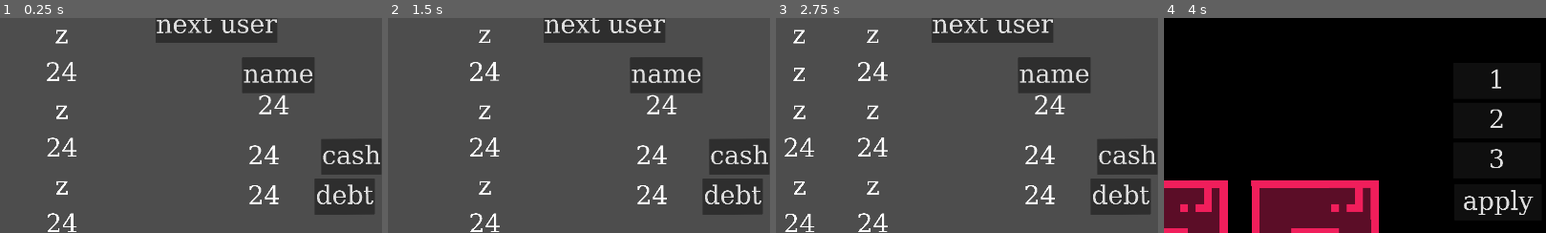
Above: before the commit, frames 1-4 (left to right).
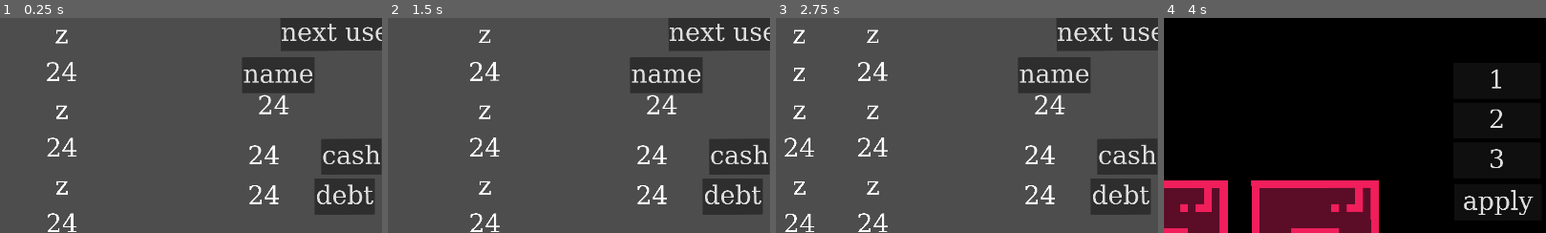
Above: after the commit, the same moments.

Repository: FormerlyWD/squibble_race
Game: Godot game, scene res://scenes/gamble_menu.tscn
Two runs of this game, one before a commit and one after it. Both use one fixed random seed, a clock stepped at 60 frames per second and the inputs below. This scene is started directly instead of the project's main scene.
Inputs:
- Up to frame 1 (0.25 s): no input
- Up to frame 2 (1.5 s): click "Acceleration" at 0.5 s; click "choose" at 1.25 s
- Up to frame 3 (2.75 s): click "SLCT" at 2 s
- Up to frame 4 (4 s): click "{SELECTED}" at 2.75 s; click "cards" at 3.5 s
The pictures show only the part of the screen within x 50-100%, y 0-50%; the shares and areas given below are measured in that part.

The runs differ from the first frame. In frame 1, 7.5% of the frame differs, in the area x 40-100%, y 0-16%; in frame 2, 7.5%; in frame 3, 7.5%; in frame 4, nothing differs.
Error before the commit: Invalid access to property or key '1' on a base object of type 'Dictionary'. (res://data/users/global/user_data.gd:23)
Error after the commit: Out of bounds get index '0' (on base: 'Array') (res://scenes/runner_specification.gd:3)

Commit message:
assasination shop (incomplete), organized code and put a resource format for powercards

Diff:
--- a/data/users/global/item_procession.gd
+++ b/data/users/global/item_procession.gd
@@ -5,6 +5,7 @@
 @onready var item_type_to_dedicated_shop:Dictionary= {
 
 }
+
 func simulation_procession():
 	for item_process in on_simulation_procession_list:
 			match item_process["item_type"]:
--- a/data/users/global/user_data.gd
+++ b/data/users/global/user_data.gd
@@ -3,6 +3,11 @@
 signal finished_user_cycle
 signal next_user
 signal new_runner_selection(runner_number:int)
+
+enum QueueState {
+	SIMULATION,
+	POST_SHOP
+}
 @onready var user_collection:Node = %user_collection_and_generation
 @onready var user_class:Node = $user_class
 @onready var user_mouse:Node = $user_mouse
--- a/objects/obstacle.gd
+++ b/objects/obstacle.gd
@@ -4,13 +4,7 @@
 @export var damage:int = 3
 @export var fragile:bool = false
 @export var effect:Dictionary = {
-	"max":300,
-	"min":100,
-	"expression":"x+15*d",
-	"state":"normal",
-	"inverse_expression":"0*x*d",
-	"targeted_stat":"speed",
-	"value":101
+
 	}
 @onready var applied_force:float = 0
 @onready var force_modifier:float = 5
--- a/scenes/gamble_menu.gd
+++ b/scenes/gamble_menu.gd
@@ -3,12 +3,12 @@
 signal data_ready
 
 @onready var pixel_art_scale:int = 10
-@onready var applied_runner:String
+
 @onready var item_type_to_dedicated_shop:Dictionary= {
-	"power_card":$power_card_shop,
-	"obstacle":$obstacle_shop,
-	"climate_token":$climate_token_shop,
-	"bank":$bank
+	"power_card":$all_shop_sections/power_card_shop,
+	"obstacle":$all_shop_sections/obstacle_shop,
+	"climate_token":$all_shop_sections/climate_token_shop,
+	"bank":$all_shop_sections/bank
 }
 
 
@@ -25,10 +25,11 @@
 	item_type_to_dedicated_shop["bank"].update_count()
 	item_type_to_dedicated_shop["power_card"].reset(3)
 	item_type_to_dedicated_shop["climate_token"].reset()
+	item_type_to_dedicated_shop["obstacle"].reset()
 func parsed_all_users():
 
 	user_data.procession.post_shop_procession()
-	user_data.procession.simulation_procession()
+
 	field_info.apply_field_data(%field_data_table.selected_field_pool.pick_random())
 
 	game_info.change_scene(game_info.Location.SIMULATION)
@@ -71,33 +72,55 @@
 
 
 func item_click_detection():
-
-	user_data.procession.on_simulation_procession_list
-	var hovered_item:item = user_data.user_mouse.hovered_item
-	if hovered_item == null:
+	if user_data.user_mouse.hovered_item == null:
 
 		return
 
-	if hovered_item.item_price > user_data.current_user.held_cash:
+	if user_data.user_mouse.hovered_item.item_price > user_data.current_user.held_cash:
 		return
+	put_item_action_in_queue(user_data.user_mouse.hovered_item)
+	user_data.user_mouse.hovered_item.delete()
+	user_data.user_mouse.hovered_item = null
 
+
+func put_item_action_in_queue(hovered_item:item):
 	var shop:Node = item_type_to_dedicated_shop[hovered_item.item_type]
 
 	match hovered_item.item_type:
 		"power_card":
-			user_data.procession.post_shop_procession_list.append( {"item_type":hovered_item.item_type, "item_name":hovered_item.item_name,
-			"applied_runner":applied_runner}
+			put_general_actions_in_queue(user_data.QueueState.POST_SHOP,hovered_item.item_type,hovered_item.item_name)
+			%user_data_panel.format_panel()
+		"climate_token":
+			put_general_actions_in_queue(user_data.QueueState.POST_SHOP,hovered_item.item_type,hovered_item.item_name)
+
+		"obstacle": # on_simulation queue needs info stored for later
+			var item_properties:Dictionary = hovered_item.item_data
+			item_properties["image"] = user_data.user_mouse.hovered_item.base_sprite.texture
+
+			put_general_actions_in_queue(user_data.QueueState.SIMULATION,hovered_item.item_type,hovered_item.item_name, item_properties)
+
+func put_general_actions_in_queue(
+	queue_state:user_data.QueueState,
+	item_type:String,
+	item_name:String,
+	item_data:Dictionary = {},
+	custom_runner_name:String = ""
+):
+	var selected_runner:String = %runner_specification.selected_runner
+	if not custom_runner_name == "":
+		selected_runner = custom_runner_name
+	if queue_state == user_data.QueueState.SIMULATION:
+		user_data.procession.on_simulation_procession_list.append( {
+			"item_type":item_type,
+			 "item_name":item_name,
+			"applied_runner":selected_runner,
+			 "item_data":item_data
+			}
 			)
-			%user_data_panel.format_panel()
-
-		"obstacle":
-			var item_properties:Dictionary
-			item_properties["image"] = user_data.user_mouse.hovered_item.base_sprite.texture
-			user_data.procession.on_simulation_procession_list.append( {"item_type":hovered_item.item_type, "item_name":hovered_item.item_name,
-			"applied_runner":applied_runner, "item_data":item_properties}
+	elif queue_state == user_data.QueueState.POST_SHOP:
+		user_data.procession.post_shop_procession_list.append( {
+			"item_type":item_type,
+			 "item_name":item_name,
+			"applied_runner":selected_runner
+			}
 			)
-		"climate_token":
-			user_data.procession.post_shop_procession_list.append( {"item_type":hovered_item.item_type, "item_name":hovered_item.item_name,
-			"applied_runner":applied_runner})
-	user_data.user_mouse.hovered_item.delete()
-	user_data.user_mouse.hovered_item = null
--- a/scenes/gamble_menu.tscn
+++ b/scenes/gamble_menu.tscn
@@ -11,7 +11,7 @@
 [ext_resource type="Script" path="res://shop_sections/button_scripts/go_to_loan.gd" id="7_352m5"]
 [ext_resource type="Script" path="res://scenes/confirm_selection.gd" id="7_bac6e"]
 [ext_resource type="PackedScene" uid="uid://drynghjlg35py" path="res://shop_sections/loan_shop.tscn" id="7_nuigq"]
-[ext_resource type="PackedScene" uid="uid://pgdeuie7mug6" path="res://shop_sections/Power_cards_shop.tscn" id="12_4248i"]
+[ext_resource type="PackedScene" uid="uid://pgdeuie7mug6" path="res://shop_sections/powercard/Power_cards_shop.tscn" id="12_4248i"]
 [ext_resource type="Script" path="res://scenes/runner_specification.gd" id="13_2e70t"]
 [ext_resource type="PackedScene" uid="uid://dngkmawe005i0" path="res://shop_sections/Obstacle_shop.tscn" id="14_15qsb"]
 [ext_resource type="PackedScene" uid="uid://12wna1st82bg" path="res://shop_sections/Climate_tokens.tscn" id="15_fxs43"]
@@ -338,8 +338,19 @@
 rotation = -0.00222542
 script = ExtResource("1_wfe4v")
 
-[node name="bank" parent="." instance=ExtResource("7_nuigq")]
+[node name="all_shop_sections" type="Node2D" parent="."]
+
+[node name="bank" parent="all_shop_sections" instance=ExtResource("7_nuigq")]
 position = Vector2(-1920, 0)
+
+[node name="power_card_shop" parent="all_shop_sections" instance=ExtResource("12_4248i")]
+position = Vector2(-3840, 0)
+
+[node name="obstacle_shop" parent="all_shop_sections" instance=ExtResource("14_15qsb")]
+position = Vector2(-5760, 0)
+
+[node name="climate_token_shop" parent="all_shop_sections" instance=ExtResource("15_fxs43")]
+position = Vector2(-7680, 0)
 
 [node name="runner_ui" type="Control" parent="."]
 unique_name_in_owner = true
@@ -760,10 +771,10 @@
 
 [node name="next_user" type="Button" parent="runner_ui"]
 layout_mode = 0
-offset_left = 2705.44
-offset_top = -45.8748
-offset_right = 4185.44
-offset_bottom = 449.125
+offset_left = 3332.42
+offset_top = -4.85954
+offset_right = 4812.42
+offset_bottom = 490.14
 scale = Vector2(0.35, 0.35)
 theme_override_fonts/font = SubResource("FontFile_2gftv")
 theme_override_font_sizes/font_size = 366
@@ -1008,15 +1019,6 @@
 theme_override_font_sizes/font_size = 128
 text = "confirm"
 script = ExtResource("7_bac6e")
-
-[node name="power_card_shop" parent="." instance=ExtResource("12_4248i")]
-position = Vector2(-3840, 0)
-
-[node name="obstacle_shop" parent="." instance=ExtResource("14_15qsb")]
-position = Vector2(-5760, 0)
-
-[node name="climate_token_shop" parent="." instance=ExtResource("15_fxs43")]
-position = Vector2(-7680, 0)
 
 [node name="runner_specification" type="CanvasLayer" parent="."]
 unique_name_in_owner = true
--- a/scenes/runner_specification.gd
+++ b/scenes/runner_specification.gd
@@ -1,16 +1,16 @@
 extends CanvasLayer
 
-
+@onready var selected_runner:String = runner_info.chosen_runners[0]
 func _on_r_1_pressed() -> void:
-	$"..".applied_runner = runner_info.chosen_runners[0]
+	selected_runner = runner_info.chosen_runners[0]
 
 
 func _on_r_2_pressed() -> void:
-	$"..".applied_runner = runner_info.chosen_runners[1]
+	selected_runner = runner_info.chosen_runners[1]
 
 
 func _on_r_3_pressed() -> void:
-	$"..".applied_runner = runner_info.chosen_runners[2]
+	selected_runner = runner_info.chosen_runners[2]
 
 
 func _on_apply_pressed() -> void:
--- a/shop_sections/Obstacle_shop.tscn
+++ b/shop_sections/Obstacle_shop.tscn
@@ -2,7 +2,7 @@
 
 [ext_resource type="Script" path="res://shop_sections/obstacle_shop.gd" id="1_v0osv"]
 [ext_resource type="Texture2D" uid="uid://cd18qar2173yr" path="res://art/shops/Sprite-0001.png" id="1_virvg"]
-[ext_resource type="PackedScene" uid="uid://jq4fjdr0imvr" path="res://shop_sections/items/base_item.tscn" id="2_1oaou"]
+[ext_resource type="PackedScene" uid="uid://cjai0wxk2apeh" path="res://shop_sections/items(obstacles)/obstacle_collection.tscn" id="3_ysii1"]
 
 [node name="ObstacleShop" type="Node2D"]
 script = ExtResource("1_v0osv")
@@ -13,13 +13,4 @@
 scale = Vector2(20, 20)
 texture = ExtResource("1_virvg")
 
-[node name="item" parent="." instance=ExtResource("2_1oaou")]
-position = Vector2(606, 218)
-scale = Vector2(20, 20)
-description = "Increase speed"
-item_name = "Speed Potion"
-item_type = "obstacle"
-
-[node name="Camera2D" type="Camera2D" parent="."]
-
-[editable path="item"]
+[node name="obstacle_collection" parent="." instance=ExtResource("3_ysii1")]
--- /dev/null
+++ b/shop_sections/assasination_shop.tscn
@@ -0,0 +1,90 @@
+[gd_scene load_steps=7 format=3 uid="uid://dwisdj1b546bu"]
+
+[ext_resource type="Script" path="res://shop_sections/button_scripts/loan_shop.gd" id="1_lcho3"]
+[ext_resource type="Texture2D" uid="uid://cd18qar2173yr" path="res://art/shops/Sprite-0001.png" id="2_g7m6l"]
+[ext_resource type="Script" path="res://shop_sections/button_scripts/hit.gd" id="3_dhgmy"]
+
+[sub_resource type="FontFile" id="FontFile_ufmqj"]
+subpixel_positioning = 0
+msdf_pixel_range = 14
+msdf_size = 128
+cache/0/16/0/ascent = 0.0
+cache/0/16/0/descent = 0.0
+cache/0/16/0/underline_position = 0.0
+cache/0/16/0/underline_thickness = 0.0
+cache/0/16/0/scale = 1.0
+cache/0/128/0/ascent = 0.0
+cache/0/128/0/descent = 0.0
+cache/0/128/0/underline_position = 0.0
+cache/0/128/0/underline_thickness = 0.0
+cache/0/128/0/scale = 1.0
+
+[sub_resource type="LabelSettings" id="LabelSettings_4hkf5"]
+font_size = 128
+outline_color = Color(0, 0, 0, 1)
+
+[sub_resource type="FontFile" id="FontFile_8ud1m"]
+subpixel_positioning = 0
+msdf_pixel_range = 14
+msdf_size = 128
+cache/0/16/0/ascent = 0.0
+cache/0/16/0/descent = 0.0
+cache/0/16/0/underline_position = 0.0
+cache/0/16/0/underline_thickness = 0.0
+cache/0/16/0/scale = 1.0
+cache/0/128/0/ascent = 0.0
+cache/0/128/0/descent = 0.0
+cache/0/128/0/underline_position = 0.0
+cache/0/128/0/underline_thickness = 0.0
+cache/0/128/0/scale = 1.0
+
+[node name="LoanShop" type="Node2D"]
+script = ExtResource("1_lcho3")
+
+[node name="silhouette2" type="Sprite2D" parent="."]
+modulate = Color(0, 0, 0, 1)
+scale = Vector2(20, 20)
+texture = ExtResource("2_g7m6l")
+
+[node name="Label6" type="Label" parent="."]
+texture_filter = 1
+custom_minimum_size = Vector2(0, 180)
+offset_left = -835.0
+offset_top = -473.0
+offset_right = -88.0
+offset_bottom = -293.0
+scale = Vector2(0.5, 0.5)
+theme_override_fonts/font = SubResource("FontFile_ufmqj")
+theme_override_font_sizes/font_size = 128
+text = "Choose bullet:"
+label_settings = SubResource("LabelSettings_4hkf5")
+horizontal_alignment = 1
+vertical_alignment = 1
+
+[node name="hit" type="Button" parent="."]
+texture_filter = 1
+custom_minimum_size = Vector2(0, 150.353)
+offset_left = -834.0
+offset_top = -372.0
+offset_right = -123.0
+offset_bottom = -192.0
+scale = Vector2(0.5, 0.5)
+theme_override_fonts/font = SubResource("FontFile_8ud1m")
+theme_override_font_sizes/font_size = 128
+text = "0~10"
+script = ExtResource("3_dhgmy")
+
+[node name="hit2" type="Button" parent="."]
+texture_filter = 1
+custom_minimum_size = Vector2(0, 150.353)
+offset_left = -838.0
+offset_top = -262.0
+offset_right = -127.0
+offset_bottom = -82.0
+scale = Vector2(0.5, 0.5)
+theme_override_fonts/font = SubResource("FontFile_8ud1m")
+theme_override_font_sizes/font_size = 128
+text = "0~15"
+
+[connection signal="pressed" from="hit" to="hit" method="_on_pressed"]
+[connection signal="pressed" from="hit2" to="hit2" method="_on_pressed"]
--- a/shop_sections/button_scripts/1x_debt.gd
+++ b/shop_sections/button_scripts/1x_debt.gd
@@ -1,7 +1,7 @@
 extends Button
 @export var debt_amount:int
 func _on_pressed() -> void:
-	user_data.get_controller().held_cash += debt_amount
-	user_data.get_controller().debt += debt_amount
+	user_data.current_user.held_cash += debt_amount
+	user_data.current_user.debt += debt_amount
 
 	$"../get loan".update_count()
--- /dev/null
+++ b/shop_sections/button_scripts/hit.gd
@@ -0,0 +1,5 @@
+extends Button
+
+@export var from:int = 0
+@export var to:int
+@export var divider:int = 1
--- a/shop_sections/button_scripts/loan_shop.gd
+++ b/shop_sections/button_scripts/loan_shop.gd
@@ -1,5 +1,16 @@
 extends Node2D
 
+
+@onready var hit_service_name_to_data = {
+
+	}
 func update_count():
 	$"get loan".update_count()
 	%user_data_panel.format_panel()
+
+func put_bullet_in_queue(from:int,to:int,divider:int):
+	pass
+
+
+func apply_effect(bullet_name:String, applied_runner:String):
+	var runner_ref:Dictionary = runner_info.runner_pool[applied_runner]
--- /dev/null
+++ b/shop_sections/items(obstacles)/obstacle_collection.tscn
@@ -0,0 +1,14 @@
+[gd_scene load_steps=2 format=3 uid="uid://cjai0wxk2apeh"]
+
+[ext_resource type="PackedScene" uid="uid://jq4fjdr0imvr" path="res://shop_sections/items/base_item.tscn" id="1_kqcrh"]
+
+[node name="obstacle_collection" type="Node2D"]
+
+[node name="item" parent="." instance=ExtResource("1_kqcrh")]
+position = Vector2(606, 218)
+scale = Vector2(20, 20)
+description = "Increase speed"
+item_name = "Speed Potion"
+item_type = "obstacle"
+
+[editable path="item"]
--- a/shop_sections/items/item_class.gd
+++ b/shop_sections/items/item_class.gd
@@ -5,4 +5,6 @@
 @export var item_name:String
 @export var item_path:String
 @export var item_type:String
+@export var is_item_auto_data:bool
+@export var item_data:Dictionary
 @export var item_price:int = 0
--- a/shop_sections/obstacle_shop.gd
+++ b/shop_sections/obstacle_shop.gd
@@ -1,15 +1,16 @@
 extends Node2D
 
+
+@onready var item_collection:PackedScene = load("res://shop_sections/items(obstacles)/obstacle_collection.tscn")
 @onready var item_type:String = "obstacle"
 @onready var item_pool:Dictionary = {
 		"Speed Potion": {
-			"effect":{"min":0,
-				"max":300,
-				"expression":"x+1*d",
-				"state":"normal",
-				"inverse_expression":"0*x*d",
+			"effect":{
+				"initial":100,
+				"final":300,
+				"transition_type":Tween.TransitionType.TRANS_ELASTIC,
 				"targeted_stat":"speed",
-				"value":101
+				"duration":3
 			},
 
 			"strength":0,
@@ -17,3 +18,9 @@
 		},
 
 }
+
+
+func reset():
+	get_child(-1).queue_free()
+	var new_item_collection:Node2D =item_collection.instantiate()
+	add_child(new_item_collection)
--- a/shop_sections/Power_cards_shop.tscn
+++ b/shop_sections/powercard/Power_cards_shop.tscn
@@ -1,6 +1,6 @@
 [gd_scene load_steps=4 format=3 uid="uid://pgdeuie7mug6"]
 
-[ext_resource type="Script" path="res://shop_sections/button_scripts/power_cards_shop.gd" id="1_cj51k"]
+[ext_resource type="Script" path="res://shop_sections/powercard/power_cards_shop.gd" id="1_cj51k"]
 [ext_resource type="Texture2D" uid="uid://cd18qar2173yr" path="res://art/shops/Sprite-0001.png" id="1_py2qw"]
 [ext_resource type="Script" path="res://shop_sections/button_scripts/all_cards.gd" id="2_sau67"]
 
@@ -16,5 +16,3 @@
 [node name="all_cards" type="Node2D" parent="."]
 position = Vector2(0, 54)
 script = ExtResource("2_sau67")
-
-[node name="Camera2D" type="Camera2D" parent="."]
--- a/shop_sections/items (powercards)/base_powercard.tscn
+++ b/shop_sections/powercard/items (powercards)/base_powercard.tscn
@@ -24,7 +24,7 @@
 position = Vector2(0, -4.55)
 
 [node name="final_pos" type="Node2D" parent="popup_detect"]
-position = Vector2(0, -21)
+position = Vector2(0, -15)
 
 [connection signal="mouse_entered" from="popup_detect" to="popup_detect" method="_on_mouse_entered"]
 [connection signal="mouse_exited" from="popup_detect" to="popup_detect" method="_on_mouse_exited"]
--- /dev/null
+++ b/shop_sections/powercard/items (powercards)/item_pool/motorpower.tres
@@ -0,0 +1,11 @@
+[gd_resource type="Resource" script_class="powercard_format" load_steps=3 format=3 uid="uid://bcca3wj0go31g"]
+
+[ext_resource type="Texture2D" uid="uid://bu6y58osjfp30" path="res://art/REFERENCED_ART/power_cards/powercards002.png" id="1_qkhfj"]
+[ext_resource type="Script" path="res://shop_sections/powercard/items (powercards)/powercard_format.gd" id="1_vunbf"]
+
+[resource]
+script = ExtResource("1_vunbf")
+applied_stat = "acceleration"
+stat_change_type = "%"
+stat_change_value = 25.0
+image = ExtResource("1_qkhfj")
--- /dev/null
+++ b/shop_sections/powercard/items (powercards)/powercard_format.gd
@@ -0,0 +1,9 @@
+extends Resource
+class_name powercard_format
+
+
+
+@export var applied_stat:String
+@export var stat_change_type:String
+@export var stat_change_value:float
+@export var image:Texture2D
--- a/shop_sections/button_scripts/power_cards_shop.gd
+++ b/shop_sections/powercard/power_cards_shop.gd
@@ -1,7 +1,11 @@
 extends Node2D
 
 
-@onready var base_powercard_ref:PackedScene = preload("res://shop_sections/items (powercards)/base_powercard.tscn")
+@onready var base_powercard_ref:PackedScene = preload("res://shop_sections/powercard/items (powercards)/base_powercard.tscn")
+
+
+@onready var powercard_pool_file:String = "res://shop_sections/powercard/items (powercards)/item_pool/"
+@onready var powercard_format_name_to_path:Dictionary
 @onready var necessary_procession_data:Array[String] = [
 	"applied_runner",
 	"applied_stat",
@@ -11,15 +15,41 @@
 @onready var item_type:String = "power_card"
 @onready var chosen_items:Array
 @onready var item_pool:Dictionary = {
-	"Motorpower":format_card("Acceleration","%",25, load("res://art/typings/typing_buttons/typing/typing1.png")),
+
 
 }
 
 
 func _ready() -> void:
+	extract_data_from_all_format_powercards(powercard_pool_file)
 	select_cards_from_pool(3)
 	reset(3)
 
+func extract_all_cards_to_pool():
+	pass
+func extract_data_from_all_format_powercards(path) :
+	var dir = DirAccess.open(path)
+	var file_array:Array[String]
+	if dir:
+		dir.list_dir_begin()
+		var file_name = dir.get_next()
+		while file_name != "":
+			var powercard:Resource = load(path + file_name)
+			item_pool[file_name.get_basename().capitalize()] = extract_data_from_format_powercard(powercard)
+
+			file_name = dir.get_next()
+	else:
+		print("An error occurred when trying to access the path.")
+	return file_array
+
+
+func extract_data_from_format_powercard(powercard_format_ref:Resource) -> Dictionary:
+	var empty_dictionary:Dictionary
+	empty_dictionary["applied_stat"] = powercard_format_ref.applied_stat
+	empty_dictionary["stat_change_type"] = powercard_format_ref.stat_change_type
+	empty_dictionary["stat_change_value"] = powercard_format_ref.stat_change_value
+	empty_dictionary["image"] = powercard_format_ref.image
+	return empty_dictionary
 func select_cards_from_pool(amount:int):
 	var card_pool_names:Array = item_pool.keys()
 	if card_pool_names.size() < amount:
Not shown: 1 places in shop_sections/powercard/items (powercards)/base_powercard.tscn that only renumber resources
